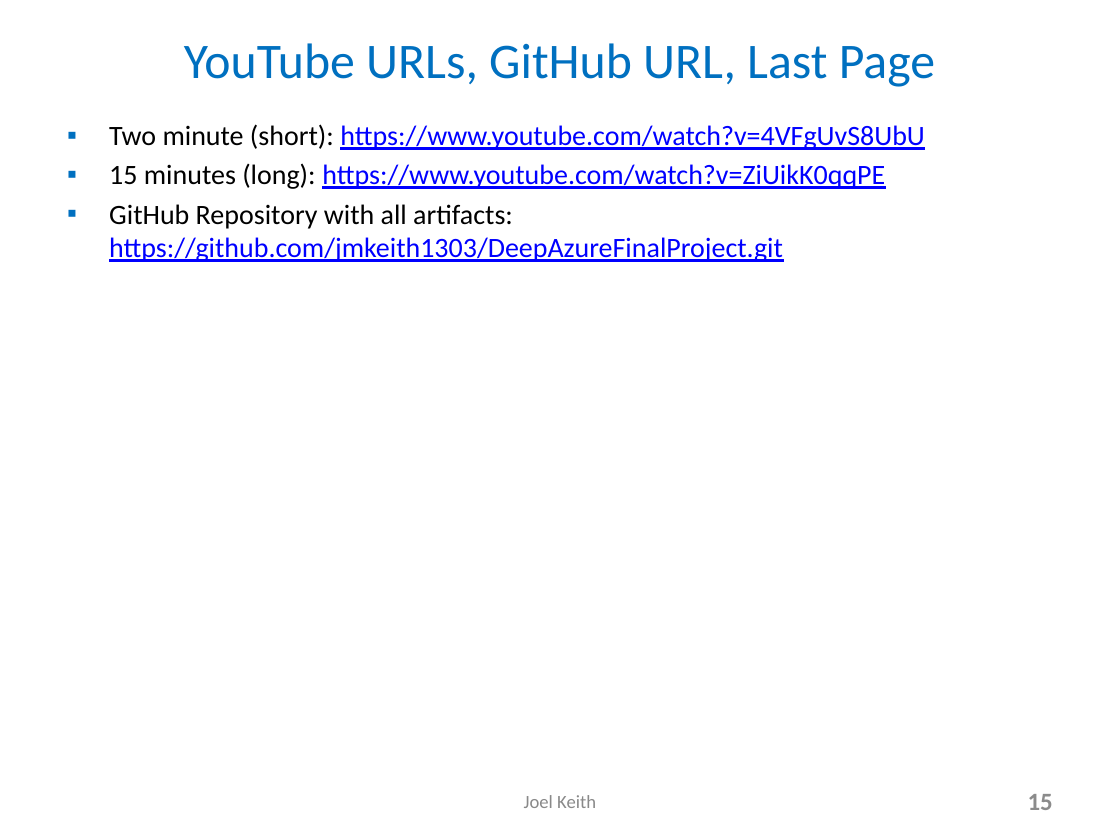
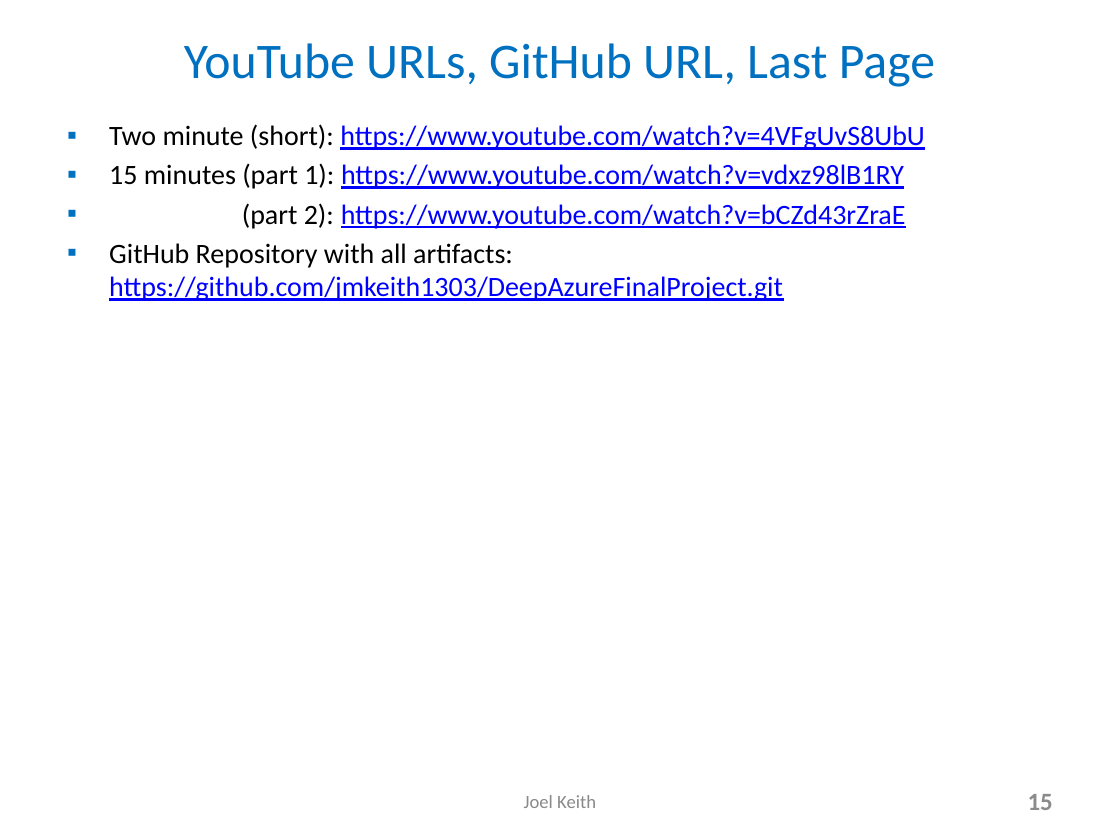
Before and after one commit to jmkeith1303/DeepAzureFinalProject, a slide deck: slide 15 of AzureBatch_Slides_KeithJoel.pptx. Drawn at 1120x840 pixels with LibreOffice and Linux fonts; fonts in the diff are those of the drawing. Boxes give left, top, right and bottom in pixels: in the first picture for what was removed or moved away, otherwise in the second. Text is boxed around its words. In the diff, an @@ line names an element or a change of style, - is before the commit and + after.

Commit message:
updated YouTube URLs

```diff
--- a/AzureBatch_Slides_KeithJoel.pptx
+++ b/AzureBatch_Slides_KeithJoel.pptx
@@ text at [109, 163, 906, 229]: text changed @@
-▪ 15 minutes (long): https://www.youtube.com/watch?v=ZiUikK0qqPE
+▪ 15 minutes (part 1): https://www.youtube.com/watch?v=vdxz98lB1RY
+▪ (part 2): https://www.youtube.com/watch?v=bCZd43rZraE
```
Also in this commit, not shown: 1 other file.
